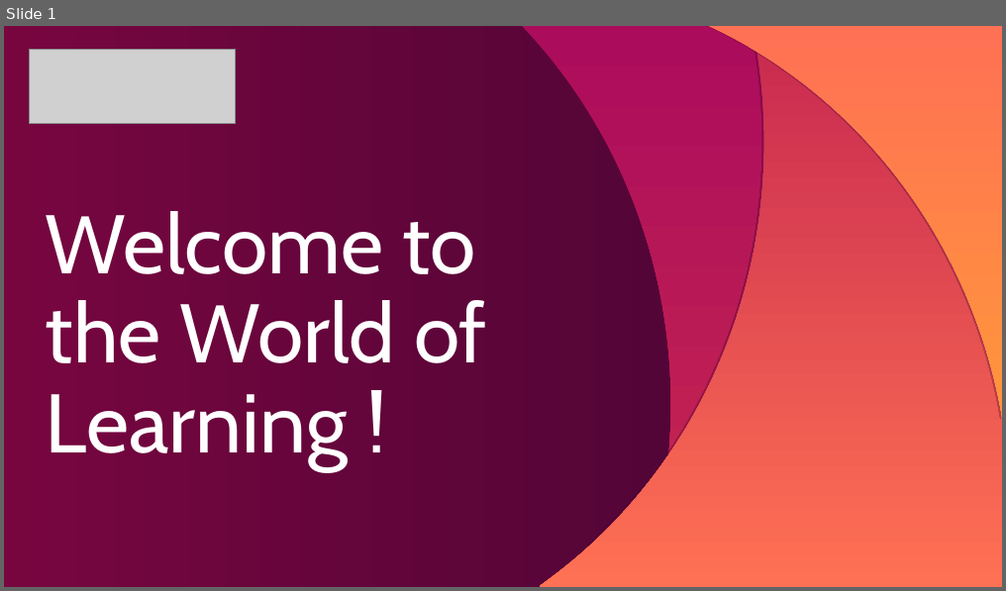
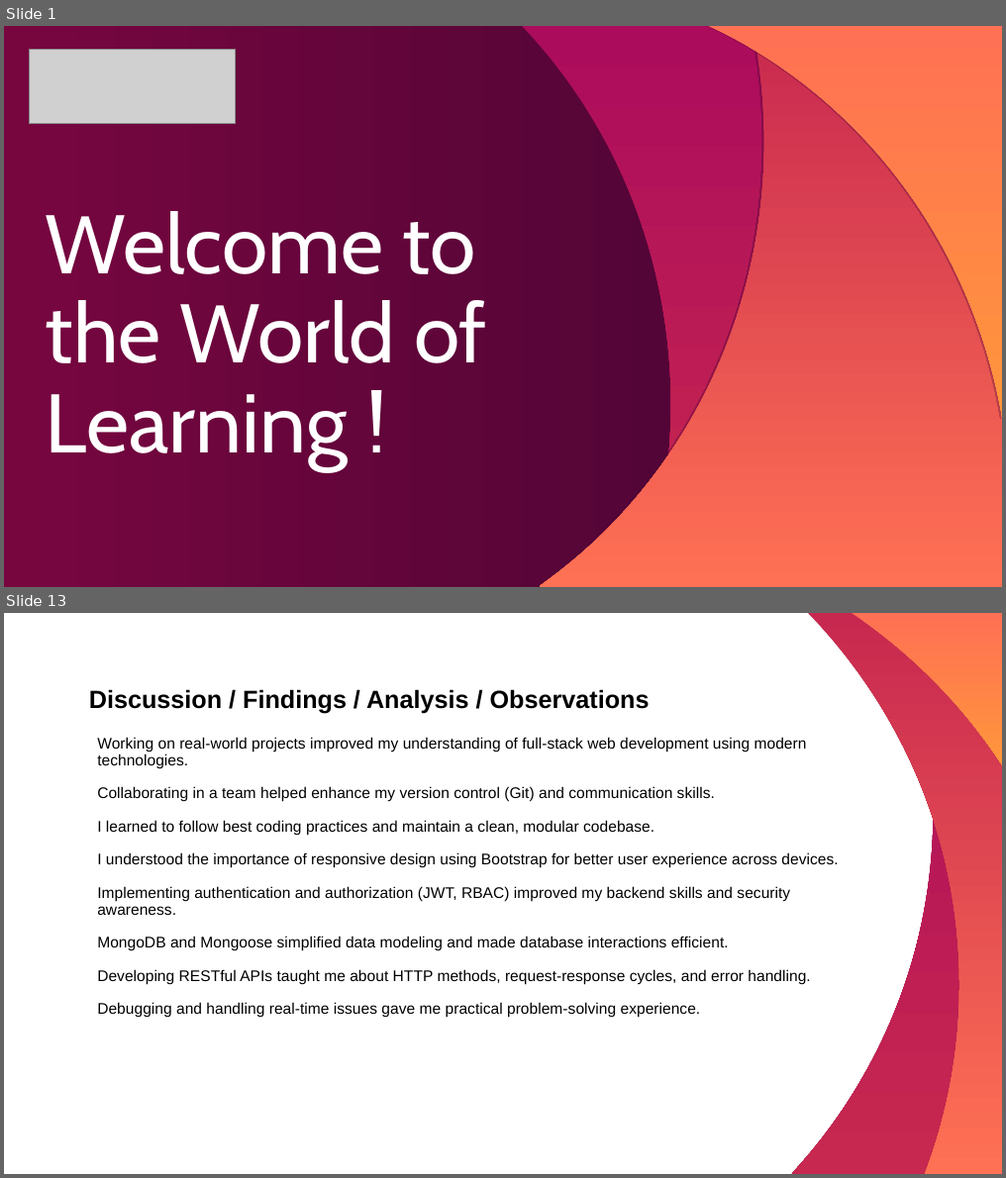
Before and after one commit to lightning-mcqueen01/HTML-basic, a slide deck: week 5/js/Template_internship_Viva2024(1).ppt. Shown one above the other, each under a label of ours: slide 1 before the commit, slides 1 and 13 after it; the slides between them are not shown. The pictures are 1006x591 and 1006x1178 pixels, drawn with LibreOffice and Linux fonts; fonts in the diff are those of the drawing; grey boxes stand for pictures. Boxes give left, top, right and bottom in pixels: in the first picture for what was removed or moved away, otherwise in the second. Text is boxed around its words. In the diff, an @@ line names an element or a change of style, - is before the commit and + after.

```diff
--- a/week 5/js/Template_internship_Viva2024(1).ppt
+++ b/week 5/js/Template_internship_Viva2024(1).ppt
@@ slide 13 added at <box>4,613,1002,1174</box>, background #FFFFFF @@
@@ freeform shape added at <box>791,613,1002,1174</box>, fill gradient #AC0C5C to #C7284F @@
@@ freeform shape added at <box>808,613,1002,1174</box>, fill gradient #C7284F to #FF7154 @@
@@ freeform shape added at <box>851,613,1002,764</box>, fill gradient #FF7154 to #FF963C @@
@@ title added at <box>89,689,649,713</box>, 18 pt, text #000000, bold @@
+Discussion / Findings / Analysis / Observations
@@ text added at <box>97,737,838,1018</box>, 11.1 pt, text #000000 @@
+Working on real-world projects improved my understanding of full-stack web development using modern technologies.
+Collaborating in a team helped enhance my version control (Git) and communication skills.
+I learned to follow best coding practices and maintain a clean, modular codebase.
+I understood the importance of responsive design using Bootstrap for better user experience across devices.
+Implementing authentication and authorization (JWT, RBAC) improved my backend skills and security awareness.
+MongoDB and Mongoose simplified data modeling and made database interactions efficient.
+Developing RESTful APIs taught me about HTTP methods, request-response cycles, and error handling.
+Debugging and handling real-time issues gave me practical problem-solving experience.
```
Also in this commit, not shown: 1 slide changed, 13 other slides added, 7 slides removed, 31 other files.
